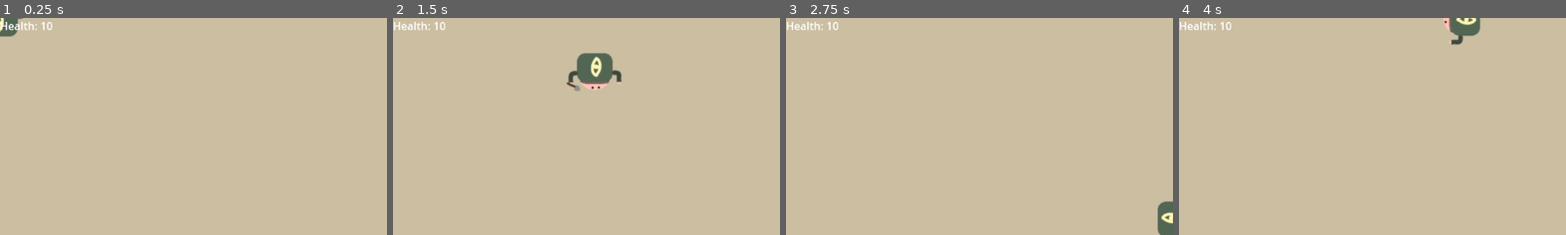
Above: before the commit, frames 1-4 (left to right).
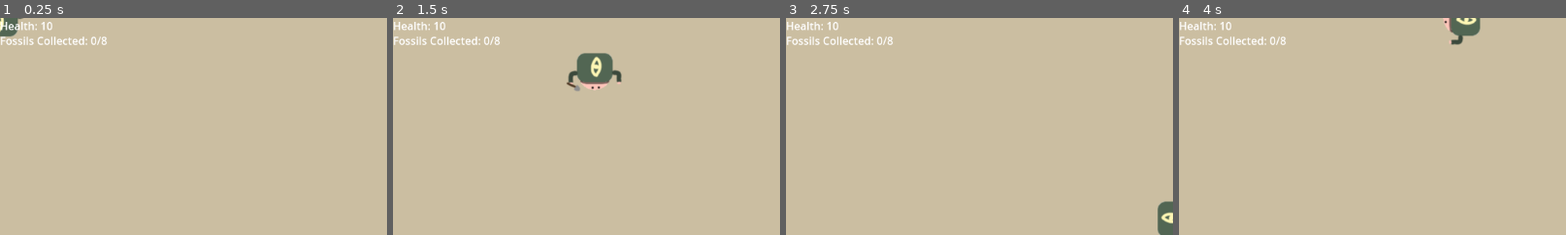
Above: after the commit, the same moments.

Repository: DonYall/Beneath-The-Earth
Game: Godot game, scene res://Scenes/Main.tscn
Same seed, same stepped clock (60 frames per second), same inputs: the game is played once before the commit and once after it.
Inputs:
- Up to frame 1 (0.25 s): no input
- Up to frame 2 (1.5 s): tap Enter at 0.5 s; hold Right (move_right) 0.53-1.28 s; hold Down (move_down) from 1.28 s (still down)
- Up to frame 3 (2.75 s): release Down (move_down) at 2.03 s; hold Right (move_right) from 2.03 s (still down)
- Up to frame 4 (4 s): release Right (move_right) at 2.78 s; hold Up (move_up) 2.78-3.53 s; hold Left (move_left) from 3.53 s (still down)
The pictures show only the part of the screen within x 0-50%, y 0-50%; the shares and areas given below are measured in that part.

The runs differ from the first frame. In frame 1, 0.5% of the frame differs, in the area x 0-28%, y 8-13%; in frame 2, 0.5%; in frame 3, 0.5%; in frame 4, 0.5%.

Commit message:
Implemented fossil behaviour

Diff:
--- a/Scenes/HUD.tscn
+++ b/Scenes/HUD.tscn
@@ -9,3 +9,9 @@
 offset_right = 40.0
 offset_bottom = 23.0
 text = "Health: 10"
+
+[node name="FossilsCollectedLabel" type="Label" parent="."]
+offset_top = 22.0
+offset_right = 79.0
+offset_bottom = 45.0
+text = "Fossils Collected: 0/8"
--- a/Scenes/Items/Fossil.tscn
+++ b/Scenes/Items/Fossil.tscn
@@ -15,8 +15,8 @@
 
 [node name="Item" instance=ExtResource("1_10kkr")]
 script = ExtResource("2_uxidi")
-fossil_textures = [ExtResource("3_duwab"), ExtResource("4_4kbke"), ExtResource("5_cm6tq"), ExtResource("6_esy5b"), ExtResource("7_hng3a"), ExtResource("8_vutfy"), ExtResource("9_bwc4n"), ExtResource("10_vc2n2")]
+fossil_textures = Array[CompressedTexture2D]([ExtResource("3_duwab"), ExtResource("4_4kbke"), ExtResource("5_cm6tq"), ExtResource("6_esy5b"), ExtResource("7_hng3a"), ExtResource("8_vutfy"), ExtResource("9_bwc4n"), ExtResource("10_vc2n2")])
 
 [node name="Sprite2D" parent="." index="0"]
-scale = Vector2(1, 1)
+scale = Vector2(0.4, 0.4)
 texture = SubResource("AtlasTexture_meuuf")
--- a/Scripts/Items/Fossil.gd
+++ b/Scripts/Items/Fossil.gd
@@ -24,3 +24,7 @@
 		return
 
 	sprite.set_texture(fossil_textures[index])
+
+func _on_area_entered(area: Area2D):
+	area.emit_signal("fossil_collected")
+	on_pickup()
--- a/Scripts/Main.gd
+++ b/Scripts/Main.gd
@@ -2,6 +2,8 @@
 
 var player_instance
 var hud_instance
+
+var fossils_collected = 0
 
 func _ready():
 	var player_scene = preload("res://Scenes/Player.tscn")
@@ -16,6 +18,7 @@
 	hud_instance.set_player(player_instance)
 	player_instance.connect("hit", on_player_hit)
 	player_instance.connect("gain_health", on_consume_heart)
+	player_instance.connect("fossil_collected", on_consume_fossil)
 	add_child(hud_instance)
 
 func _process(delta):
@@ -29,3 +32,14 @@
 func on_consume_heart():
 	player_instance.health += 1
 	hud_instance.get_node("HealthLabel").text = "Health: " + str(player_instance.health)
+
+func on_consume_fossil():
+	fossils_collected += 1
+	hud_instance.get_node("FossilsCollectedLabel").text = "Fossils Collected: " + str(fossils_collected) + "/8"
+
+	if fossils_collected >= 8:
+		on_win()
+
+func on_win():
+	# TODO: Implement win screen
+	print("Player won!")
--- a/Scripts/Player.gd
+++ b/Scripts/Player.gd
@@ -6,6 +6,7 @@
 
 signal hit
 signal gain_health
+signal fossil_collected
 
 func _ready():
 	screen_size = get_viewport_rect().size
